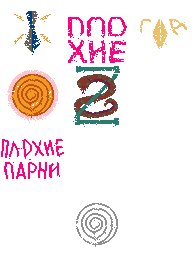
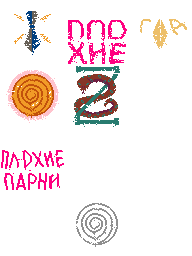
Layers edited between the first and the second 192x256 image:
painted on "Layer 3" over [1, 17, 127, 190]
